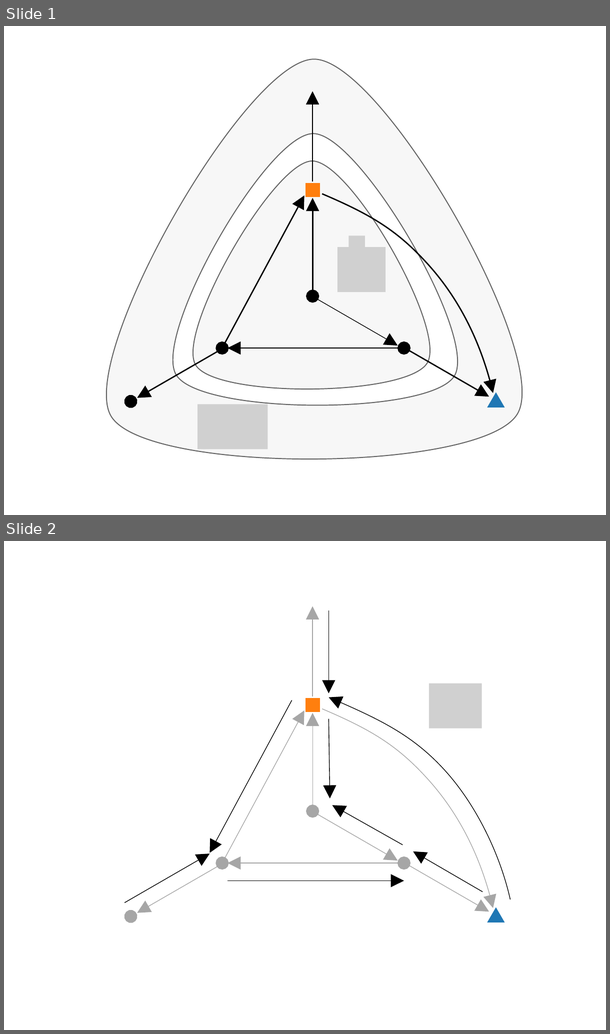
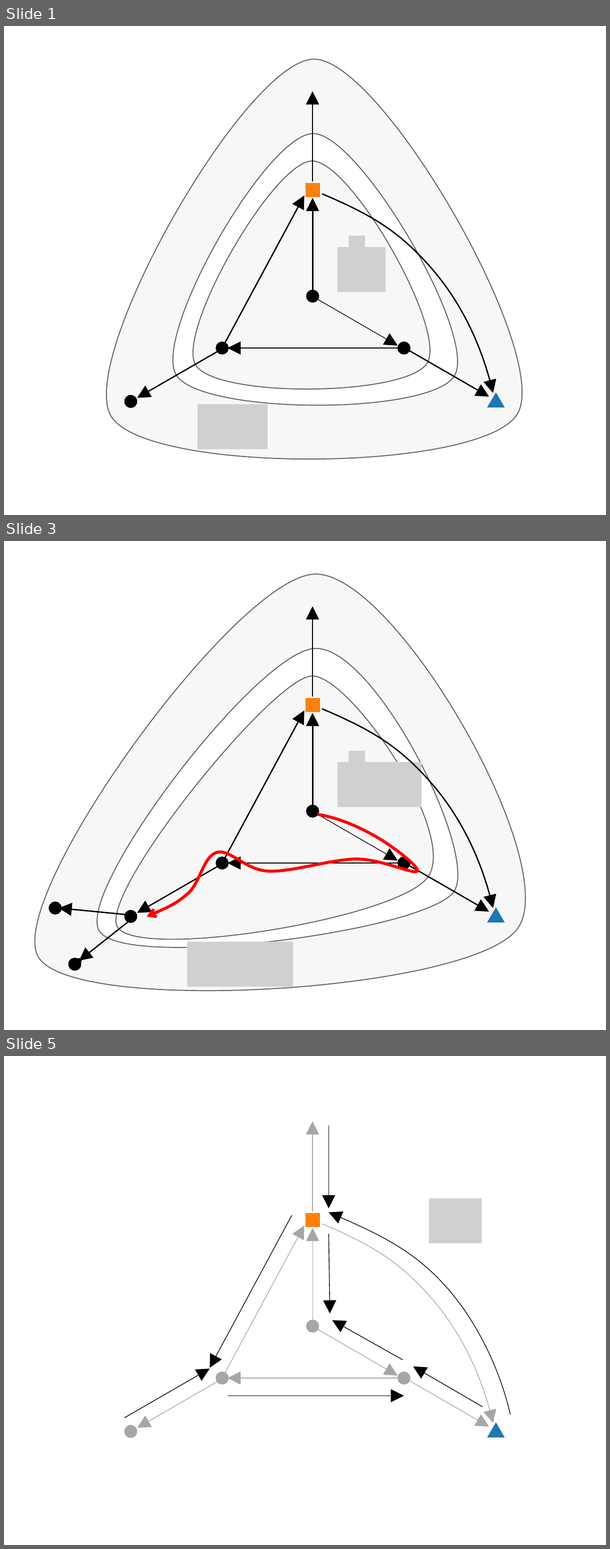
Before and after one commit to eleurent/monte-carlo-graph-search, a slide deck: img/graphs.pptx. Shown one above the other, each under a label of ours: slides 1 and 2 before the commit, slides 1, 3 and 5 after it; the slides between them are not shown. The pictures are 610x1034 and 610x1549 pixels, drawn with LibreOffice and Linux fonts; fonts in the diff are those of the drawing; grey boxes stand for pictures. Boxes give left, top, right and bottom in pixels: in the first picture for what was removed or moved away, otherwise in the second. Text is boxed around its words. In the diff, an @@ line names an element or a change of style, - is before the commit and + after.

```diff
--- a/img/graphs.pptx
+++ b/img/graphs.pptx
@@ slide 3 added at box(4, 541, 606, 1030), background #FFFFFF @@
@@ freeform shape added at box(34, 575, 525, 991), fill #F2F2F2 at 60% opacity, outline #000000 0.75 pt @@
@@ double arrow added from (312, 597) to (312, 597), #000000 0.5 pt @@
@@ arrow added from (312, 697) to (312, 606), #000000 1 pt @@
@@ freeform shape added at box(116, 675, 433, 939), fill #F2F2F2 at 60% opacity, outline #000000 0.75 pt @@
@@ rectangle added at box(306, 699, 320, 712), fill #FF7F0E, outline #FF7F0E 1 pt @@
@@ double arrow added from (222, 863) to (304, 710), #000000 1 pt @@
@@ double arrow added from (312, 811) to (312, 713), #000000 1 pt @@
@@ freeform shape added at box(322, 709, 493, 909), outline #000000 1 pt @@
@@ picture added at box(349, 751, 365, 779) @@
@@ picture added at box(338, 761, 422, 807) @@
@@ freeform shape added at box(146, 815, 417, 917), outline #FF0000 2.25 pt @@
@@ arrow added from (312, 811) to (398, 860), #000000 0.5 pt @@
@@ arrow added from (222, 864) to (137, 913), #000000 1 pt @@
@@ double arrow added from (228, 863) to (404, 863), #000000 1 pt @@
@@ arrow added from (404, 863) to (490, 912), #000000 1 pt @@
@@ double arrow added from (56, 908) to (54, 908), #000000 0.5 pt @@
@@ arrow added from (131, 915) to (58, 908), #000000 1 pt @@
@@ triangle added at box(488, 909, 504, 923), fill #1F77B4, outline #1F77B4 1 pt @@
@@ arrow added from (128, 923) to (80, 961), #000000 1 pt @@
@@ double arrow added from (131, 917) to (131, 919), #000000 0.5 pt @@
@@ picture added at box(188, 941, 294, 987) @@
@@ double arrow added from (74, 965) to (80, 961), #000000 0.5 pt @@
@@ what was slide 2 is now slide 5 @@
```
Also in this commit, not shown: 2 other slides added, 30 other files.
